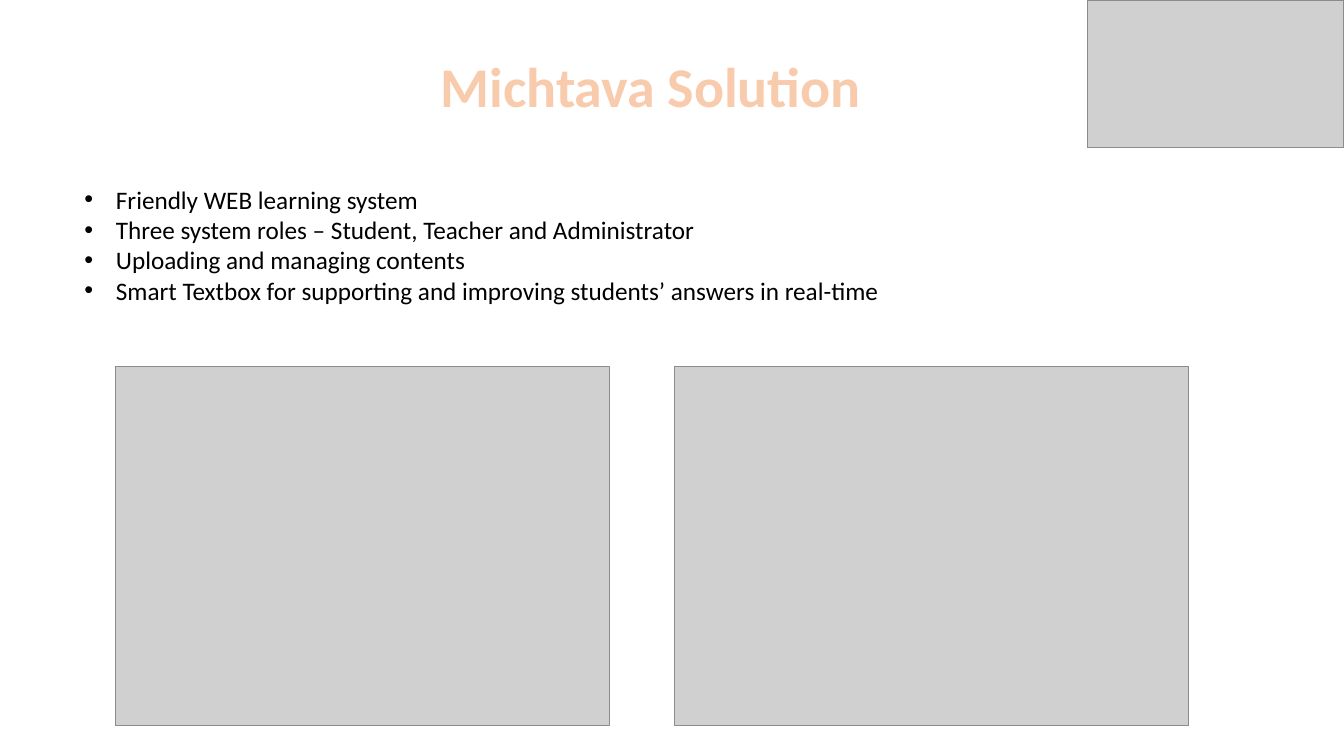
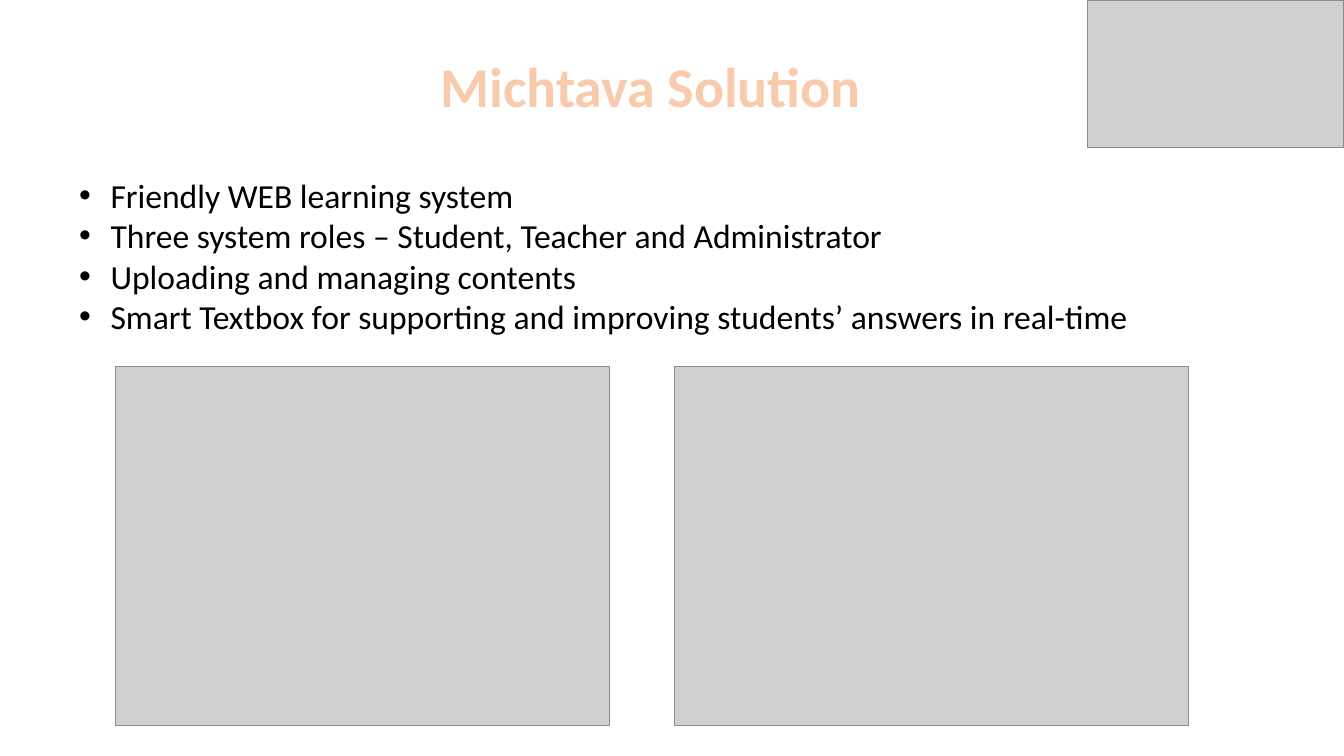
Before and after one commit to roypillar/Michtava, a slide deck: slide 3 of Michtava - Presentation.pptx. Drawn at 1344x756 pixels with LibreOffice and Linux fonts; fonts in the diff are those of the drawing; grey boxes stand for pictures; background and template pictures are left out. Boxes give left, top, right and bottom in pixels: in the first picture for what was removed or moved away, otherwise in the second. Text is boxed around its words. In the diff, an @@ line names an element or a change of style, - is before the commit and + after.

```diff
--- a/Michtava - Presentation.pptx
+++ b/Michtava - Presentation.pptx
@@ text "Friendly WEB learning system": place and size @@
-text "Friendly WEB learning system" at <box>116,191,878,305</box>
+text "Friendly WEB learning system" at <box>111,184,1127,335</box>
@@ text "Friendly WEB learning system" at <box>111,184,1127,335</box>: size 18 to 24 pt @@
```
Also in this commit, not shown: 8 other slides changed, 1 slide added.
